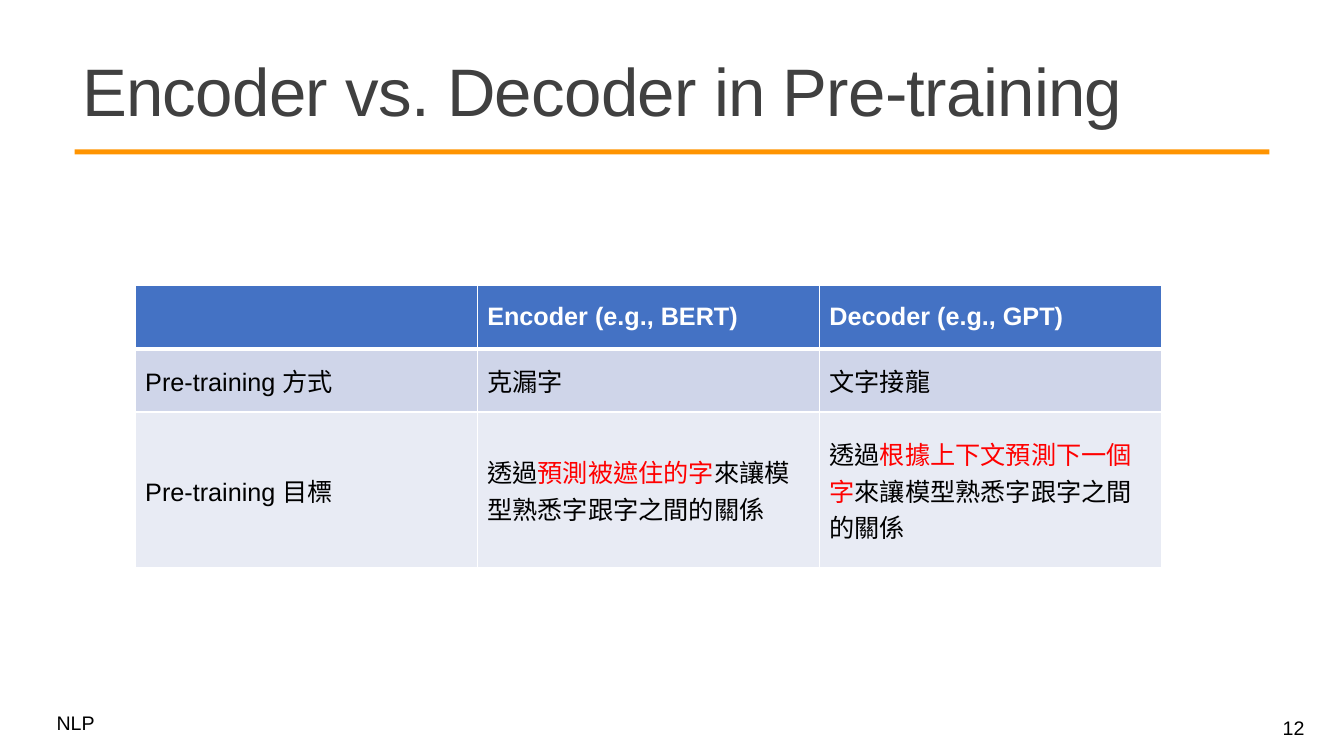
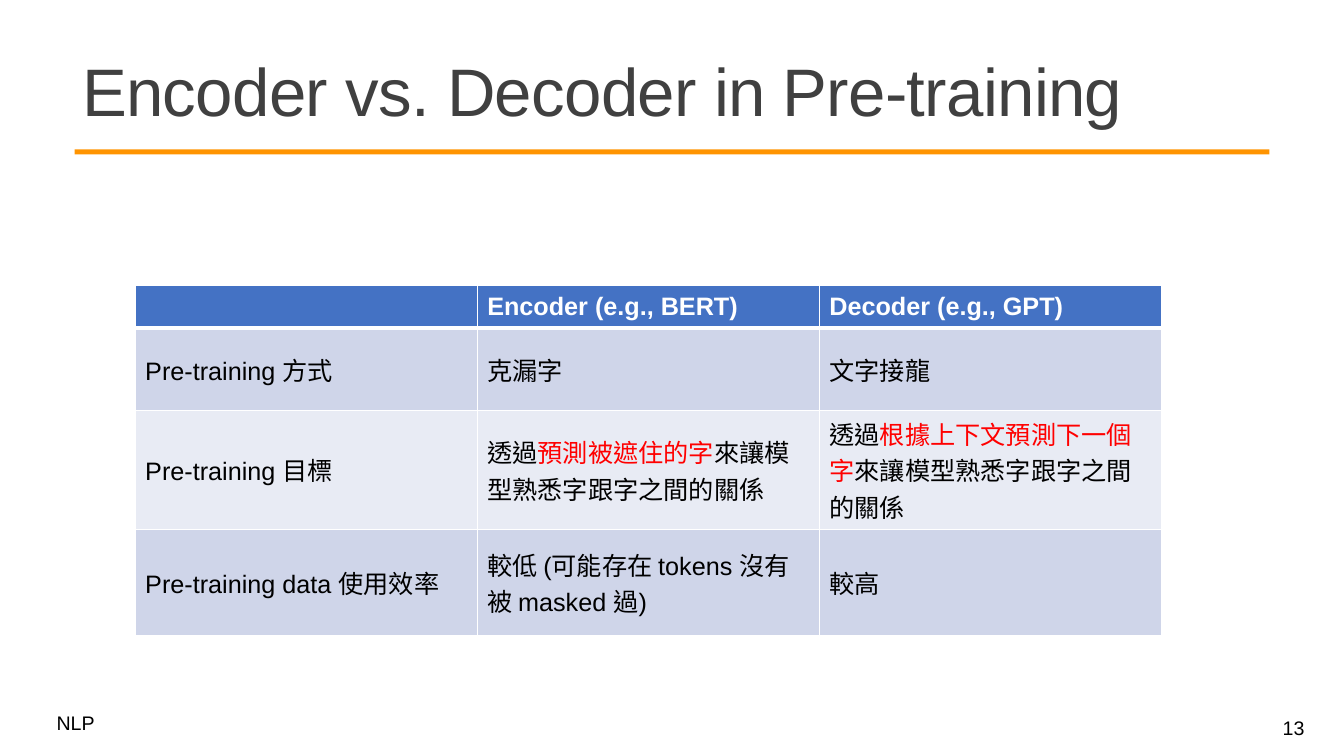
Before and after one commit to mcps5601/CGUNLP_2026_Spring, a slide deck: slide 13 of slides/w8_decoder_0413.pptx (slide 12 before the commit). Drawn at 1344x756 pixels with LibreOffice and Linux fonts; fonts in the diff are those of the drawing; background and template pictures are left out. Boxes give left, top, right and bottom in pixels: in the first picture for what was removed or moved away, otherwise in the second. Text is boxed around its words. In the diff, an @@ line names an element or a change of style, - is before the commit and + after.

```diff
--- a/slides/w8_decoder_0413.pptx
+++ b/slides/w8_decoder_0413.pptx
@@ table at [135, 285, 1160, 622] @@
+row 4: Pre-training data 使用效率 | 較低 (可能存在 tokens 沒有被 masked 過) | 較高
@@ page number at [1283, 721, 1305, 736]: text changed @@
-12
+13
```
Also in this commit, not shown: 7 other slides changed, 2 slides added, 1 other file.
